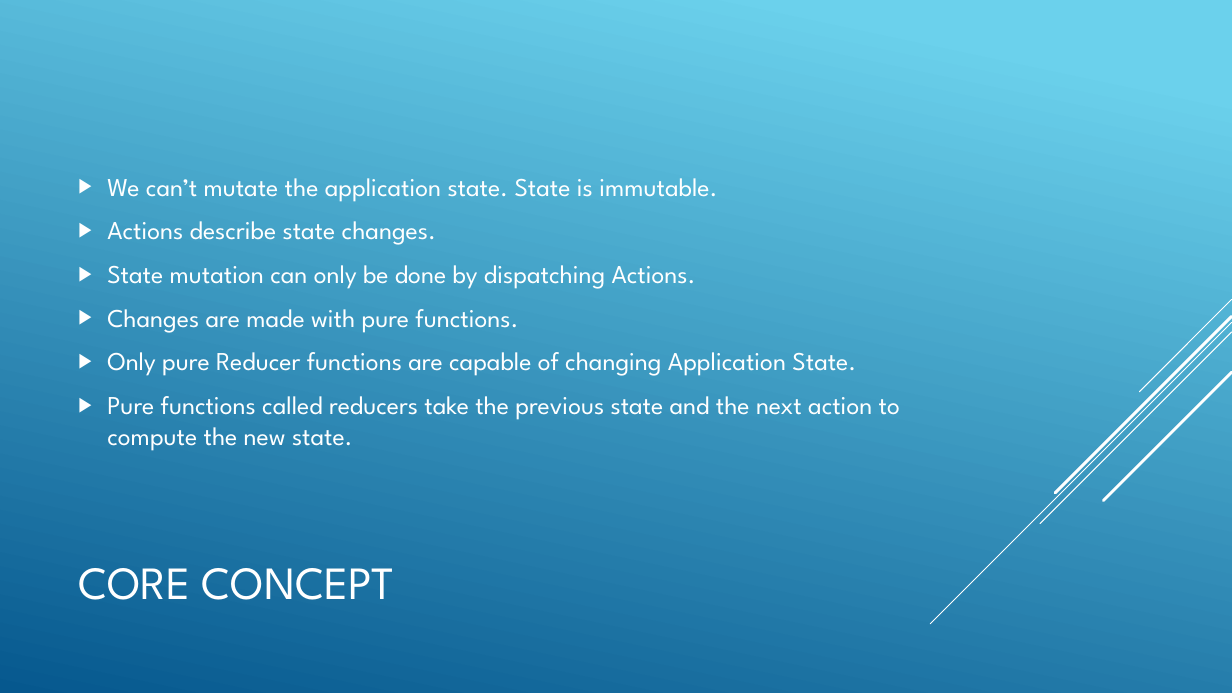
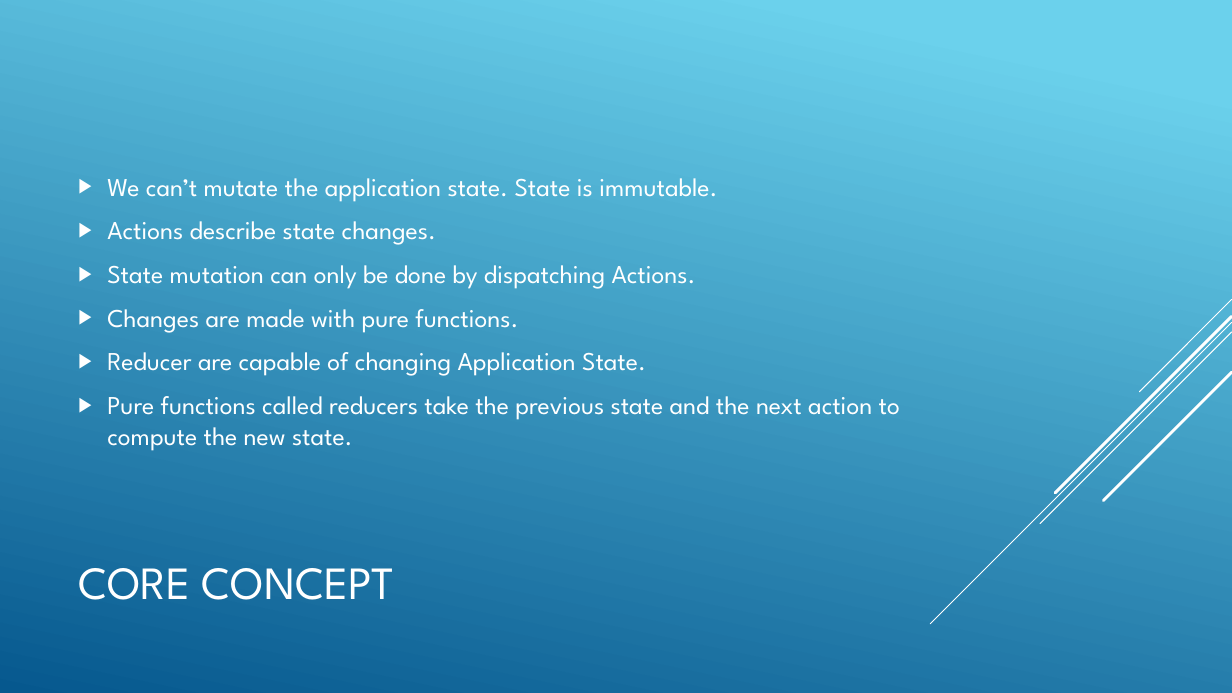
Before and after one commit to ngohungphuc/Presentation, a slide deck: slide 5 of NgRx/Ngrx.pptx. Drawn at 1232x693 pixels with LibreOffice and Linux fonts; fonts in the diff are those of the drawing. Boxes give left, top, right and bottom in pixels: in the first picture for what was removed or moved away, otherwise in the second. Text is boxed around its words. In the diff, an @@ line names an element or a change of style, - is before the commit and + after.

Commit message:
update slide

```diff
--- a/NgRx/Ngrx.pptx
+++ b/NgRx/Ngrx.pptx
@@ text at <box>107,352,646,376</box>: text changed @@
-▶ Only pure Reducer functions are capable of changing Application State.
+▶ Reducer are capable of changing Application State.
```
Also in this commit, not shown: 3 other slides changed, 2 other files.
